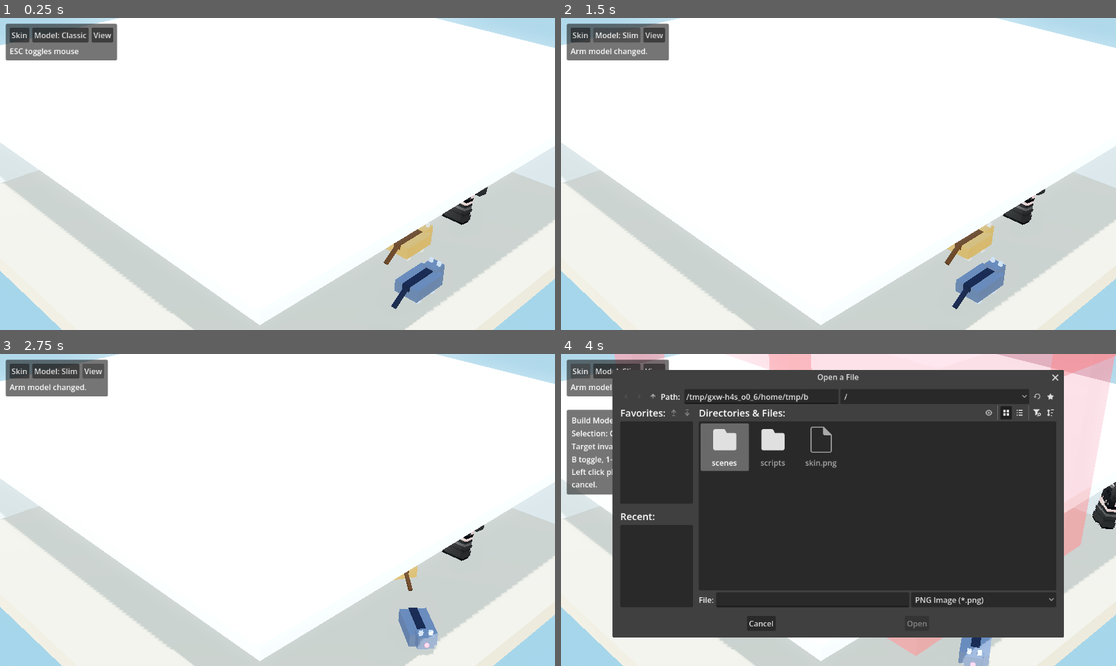
Above: before the commit, frames 1-4 (two rows, left to right).
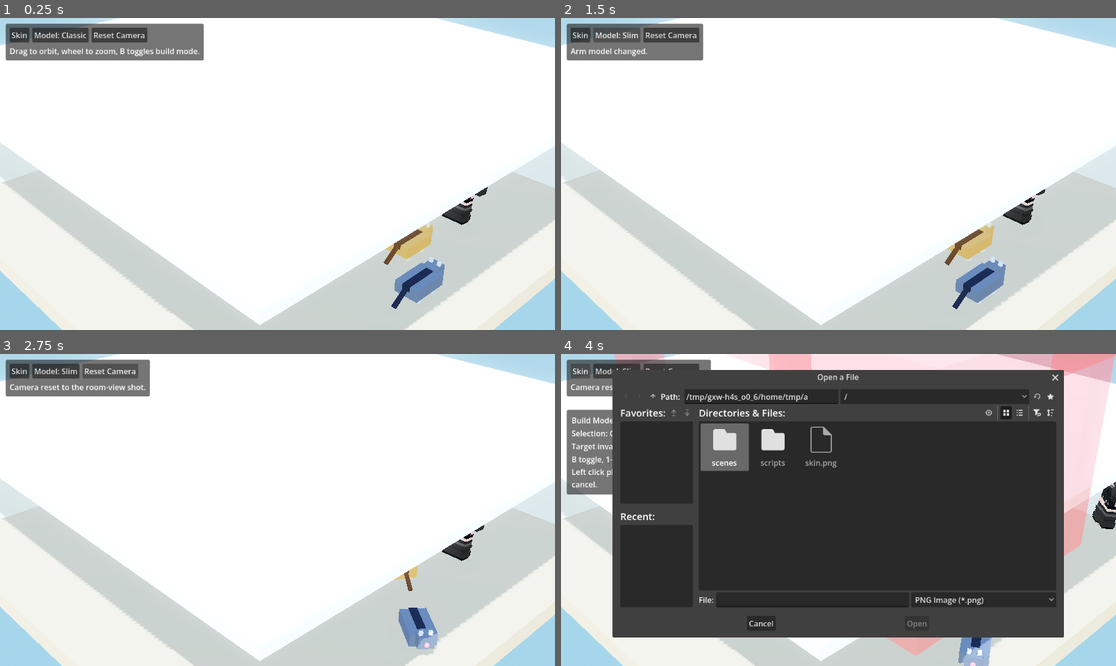
Above: after the commit, the same moments.

Repository: Erlavush/RiskItMeow
Game: Godot game, scene res://scenes/main.tscn
The game is run twice, just before and just after one commit, with the same random seed, the same clock (stepped at 60 frames per second) and the same inputs.
Inputs (mouse positions are in pixels of both pictures, inside the frame that each line leads up to):
- Up to frame 1 (0.25 s): no input
- Up to frame 2 (1.5 s): click "View" (after the commit: "Reset Camera") at 0.5 s; click "Model: Classic" at 1.25 s
- Up to frame 3 (2.75 s): click "View" (after the commit: "Reset Camera") at 2 s
- Up to frame 4 (4 s): move the mouse to (960, 494) at 2.77 s; hold D 2.78-3.5 s; tap B at 2.85 s; click (960, 494) at 2.92 s; click "Skin" at 3.5 s

The runs differ from the first frame. In frame 1, 2.1% of the frame differs, in the area x 2-37%, y 1-14%; in frame 2, 0.8%; in frame 3, 1.1%; in frame 4, 0.4%.

Commit message:
feat(02-01): simplify the live camera toolbar
- replace view cycling with a reset-camera action

- update the skin picker copy for the single room-view camera

Diff:
--- a/scripts/skin_picker.gd
+++ b/scripts/skin_picker.gd
@@ -51,7 +51,7 @@
 	toolbar.add_child(view_button)
 
 	status_label = Label.new()
-	status_label.text = "ESC toggles mouse"
+	status_label.text = "Drag to orbit, wheel to zoom, B toggles build mode."
 	vbox.add_child(status_label)
 
 	file_dialog = FileDialog.new()
@@ -78,11 +78,7 @@
 		model_button.text = "Model: Classic"
 
 func _update_view_button() -> void:
-	if player_node != null and player_node.has_method("get_camera_mode_name"):
-		var mode_name: String = str(player_node.call("get_camera_mode_name"))
-		view_button.text = "View: %s" % mode_name
-	else:
-		view_button.text = "View"
+	view_button.text = "Reset Camera"
 
 func _on_choose_skin_button_pressed() -> void:
 	var downloads: String = OS.get_system_dir(OS.SYSTEM_DIR_DOWNLOADS)
@@ -121,7 +117,6 @@
 	status_label.text = "Arm model changed."
 
 func _on_view_button_pressed() -> void:
-	if player_node != null and player_node.has_method("cycle_camera_mode"):
-		player_node.call("cycle_camera_mode")
-		_update_view_button()
-		status_label.text = "Camera: %s" % view_button.text.replace("View: ", "")
+	if player_node != null and player_node.has_method("reset_room_camera"):
+		player_node.call("reset_room_camera")
+		status_label.text = "Camera reset to the room-view shot."
